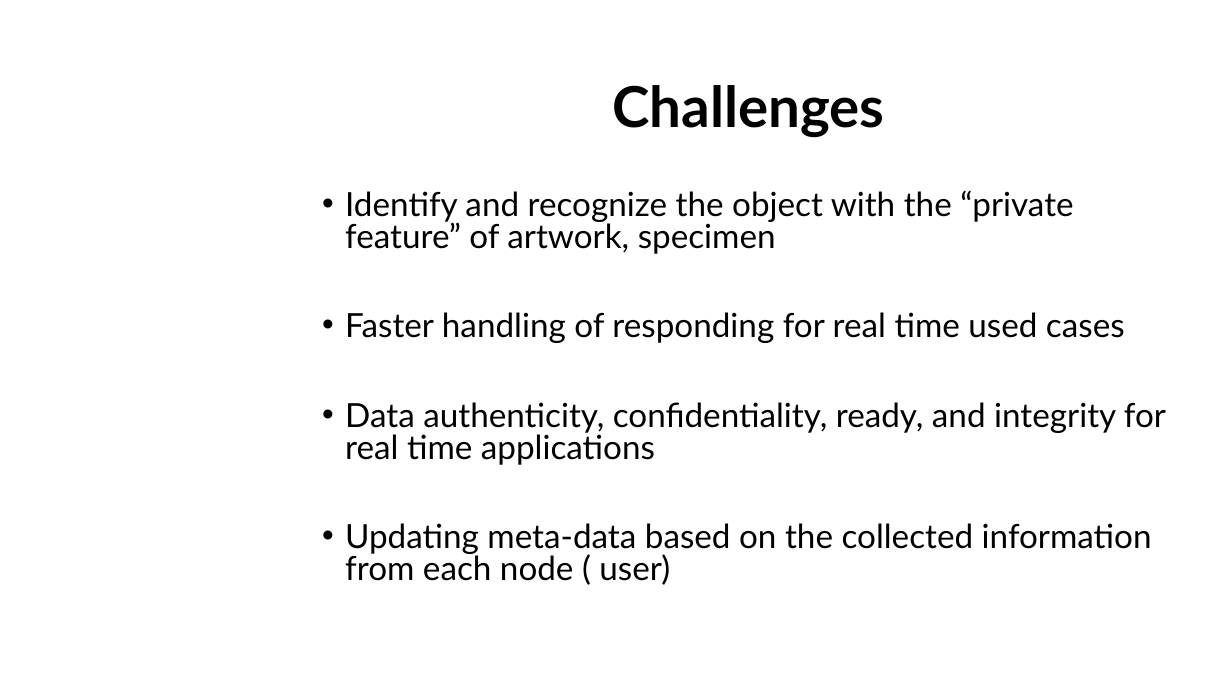
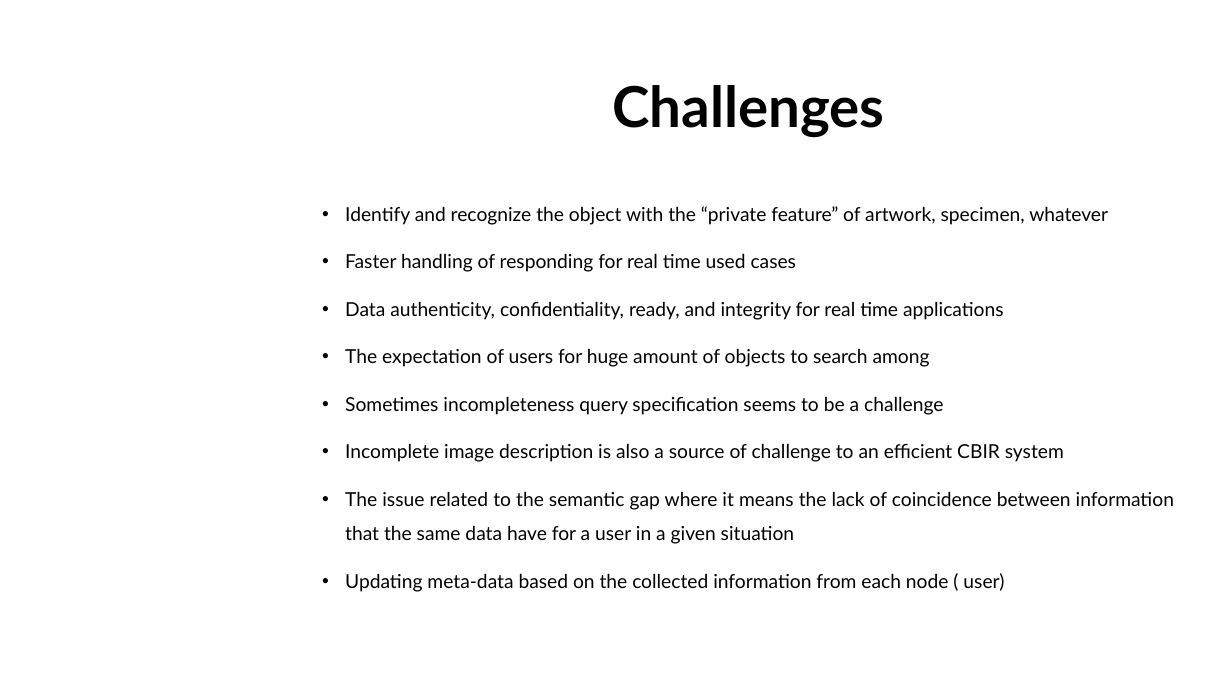
Before and after one commit to dungdovu/DGA1031, a slide deck: slide 10 of DGA1031/What is it.pptx. Drawn at 1232x693 pixels with LibreOffice and Linux fonts; fonts in the diff are those of the drawing; background and template pictures are left out. Boxes give left, top, right and bottom in pixels: in the first picture for what was removed or moved away, otherwise in the second. Text is boxed around its words. In the diff, an @@ line names an element or a change of style, - is before the commit and + after.

```diff
--- a/DGA1031/What is it.pptx
+++ b/DGA1031/What is it.pptx
@@ text at [345, 206, 1108, 225]: text changed; size 25.9 to 15 pt @@
-• Identify and recognize the object with the “private feature” of artwork, specimen
+• Identify and recognize the object with the “private feature” of artwork, specimen, whatever
@@ text at [345, 253, 1004, 592]: size 25.9 to 15 pt in "Faster handling of responding for real time ...", "Data authenticity, confidentiality, ready, and integrity for ...", "Updating meta-data based on the collected information ..."; alignment left to justified; line spacing 0.8 to 1.5 @@
@@ text at [345, 348, 1174, 544]: paragraphs added @@
+• The expectation of users for huge amount of objects to search among
+• Sometimes incompleteness query specification seems to be a challenge
+• Incomplete image description is also a source of challenge to an efficient CBIR system
+• The issue related to the semantic gap where it means the lack of coincidence between information that the same data have for a user in a given situation
```
Also in this commit, not shown: 7 other slides changed, 2 slides added, 28 other files.
